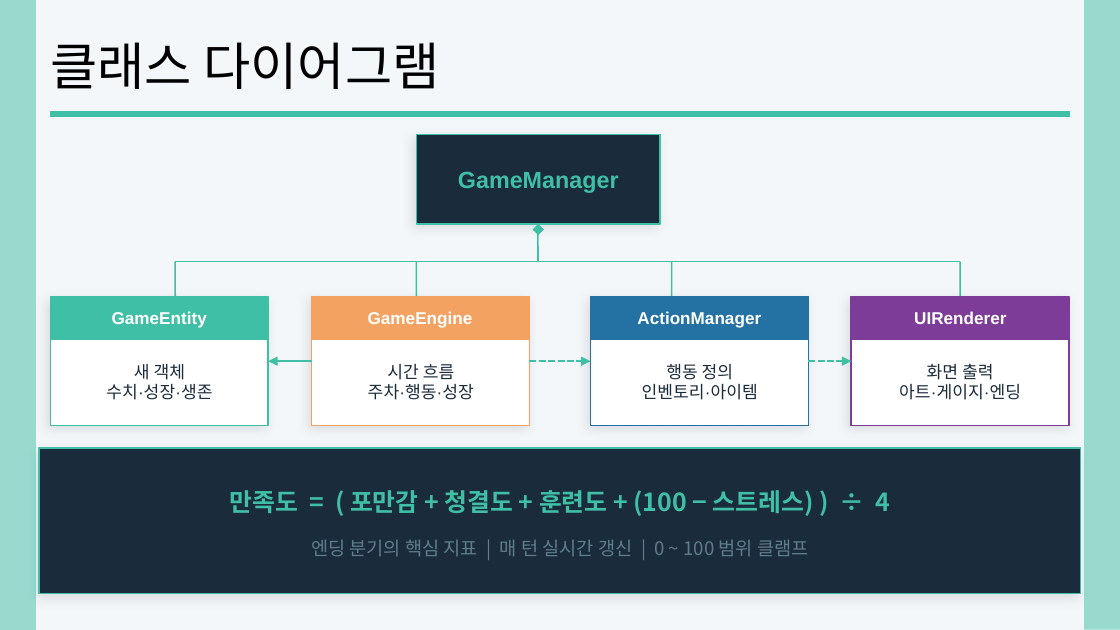
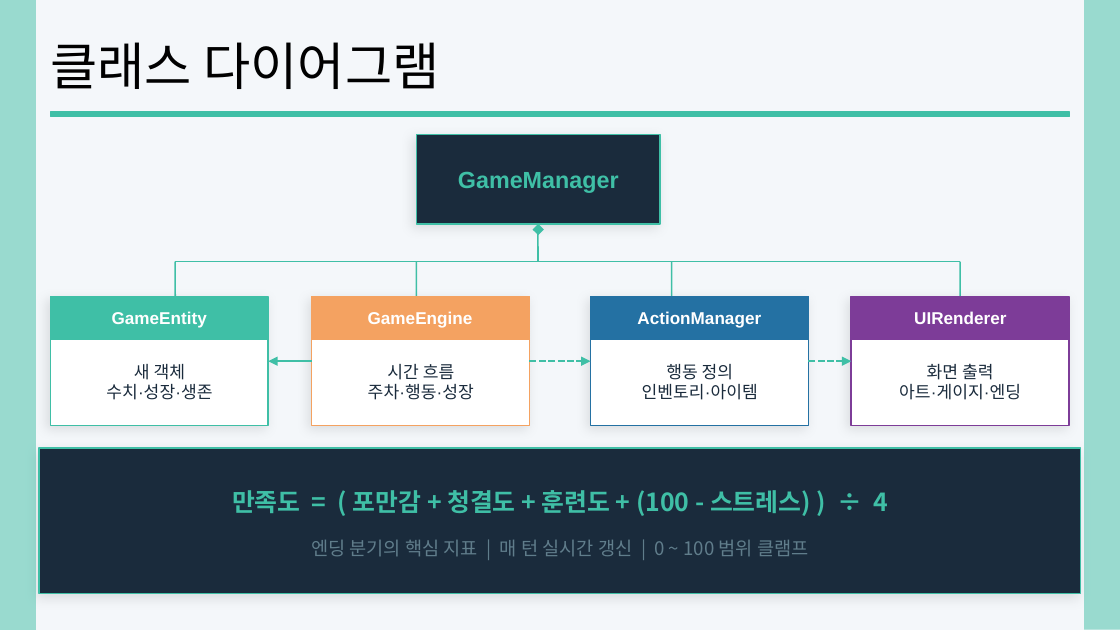
Before and after one commit to jun9yu-527/BirdRaise, a slide deck: slide 4 of 팀_RLCC_최종 발표.pptx. Drawn at 1120x630 pixels with LibreOffice and Linux fonts; fonts in the diff are those of the drawing. Boxes give left, top, right and bottom in pixels: in the first picture for what was removed or moved away, otherwise in the second. Text is boxed around its words. In the diff, an @@ line names an element or a change of style, - is before the commit and + after.

```diff
--- a/팀_RLCC_최종 발표.pptx
+++ b/팀_RLCC_최종 발표.pptx
@@ text at (232, 490, 888, 516): text changed @@
-만족도 = ( 포만감 + 청결도 + 훈련도 + (100 − 스트레스) ) ÷ 4
+만족도 = ( 포만감 + 청결도 + 훈련도 + (100 - 스트레스) ) ÷ 4
```
Also in this commit, not shown: 6 other slides changed, 1 other file.
